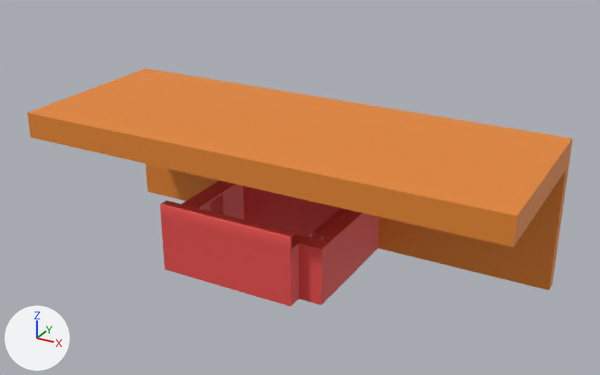
Before and after pictures for a commit that changed the FBX model Assets/Props/Bar/Bar Final.fbx.
Before and after are seen from a camera (50 mm lens) standing at (7.48, -12.2, 7.88) and looking at (0.6, 0.31, 1.63). Lighting does not change. The marker at lower left points along +X, +Y and +Z. The first picture is the older version.

The older version as bpy lines, for what is in view:
```python
me_bar_back = bpy.data.meshes.new('Bar Back')
me_bar_back.from_pydata(...)  # 38 vertices, 31 faces; spans x -1.18..1.21, y 1.1..1.64, z 0.0..2.4
me_bar_back.materials.append(mat_bar_wood)  # red #e74f4c
me_bar_front = bpy.data.meshes.new('Bar Front')
me_bar_front.from_pydata(...)  # 574 vertices, 547 faces; spans x -1.57..1.67, y -1.14..1.64, z 0.0..1.38
me_bar_front.materials.append(mat_bar_wood)  # red #e74f4c
me_bar_roof = bpy.data.meshes.new('Bar Roof')
me_bar_roof.from_pydata(...)  # 16 vertices, 14 faces; spans x -4.18..5.1, y -1.63..1.9, z 0.0..2.89
me_bar_roof.materials.append(mat_bar_roof)  # orange #e78730
ob_bar_back = bpy.data.objects.new('Bar Back', me_bar_back)
ob_bar_back.location = (0.0, 0.0, 0.0)
ob_bar_front = bpy.data.objects.new('Bar Front', me_bar_front)
ob_bar_front.location = (0.0, 0.0, 0.0)
ob_bar_roof = bpy.data.objects.new('Bar Roof', me_bar_roof)
ob_bar_roof.location = (0.0, 0.0, 0.0)
```
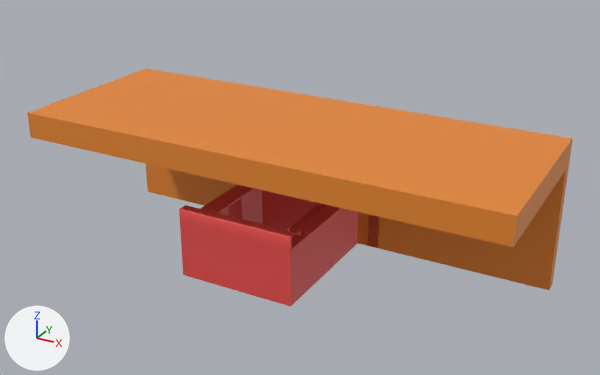
Boxes (x1, y1, x2, y2) around the edits, measured in the pictures (600 x 375 px; the box of a moved part takes in the faces that stretch with it):
'Bar Front', reshaped (9% narrower, 20% shorter)
    before: (160, 180, 379, 307)
    after: (179, 205, 379, 307)
'Bar Front.003', added (red)
    after: (291, 203, 358, 298)
'Bar Front.004', added (red)
    after: (200, 185, 263, 224)
part 1 of me_bar_back, moved or reshaped
    before: (243, 186, 341, 237)
    after: (262, 190, 320, 230)
part 2 of me_bar_front, deleted (red)
    before: (207, 180, 244, 219)
part 3 of me_bar_front, moved or reshaped
    before: (160, 197, 210, 280)
    after: (179, 205, 204, 280)
part 4 of me_bar_front, deleted (red)
    before: (299, 208, 379, 305)

Diff of the bpy script that builds the scene:
```diff
--- a/Assets/Props/Bar/Bar Final.fbx.py
+++ b/Assets/Props/Bar/Bar Final.fbx.py
@@ me_bar_back @@
 # used by ob_bar_back; location = (0.0, 0.0, 0.0)
-me_bar_back.from_pydata(...)  # 38 vertices, 31 faces; spans x -1.18..1.21, y 1.1..1.64, z 0.0..2.4
+me_bar_back.from_pydata(...)  # 38 vertices, 31 faces; spans x -0.72..0.75, y 1.1..1.64, z 0.0..2.4
+# me_bar_back part 1: 38 vertices removed from x -1.18..1.21, y 1.1..1.64, z 0.0..2.4; 38 vertices added at x -0.72..0.75, y 1.1..1.64, z 0.0..2.4
 me_bar_back.materials.append(mat_bar_wood)
@@ me_bar_front @@
 # used by ob_bar_front; location = (0.0, 0.0, 0.0)
-me_bar_front.from_pydata(...)  # 574 vertices, 547 faces; spans x -1.57..1.67, y -1.14..1.64, z 0.0..1.38
+me_bar_front.from_pydata(...)  # 405 vertices, 356 faces; spans x -1.13..1.67, y -1.14..1.64, z 0.0..1.38
+# me_bar_front part 2: the loose piece of 24 vertices spanning x -1.57..-1.18, y 0.35..1.46, z 0.0..1.13 is deleted
+# me_bar_front part 3: 116 vertices moved from x -1.57..-0.32, y -1.14..-0.56, z 0.0..1.38 to x -1.13..-0.32, y -1.14..-0.56, z 0.0..1.38; 28 vertices removed from x -1.57..-1.18, y -0.56..-0.11, z 0.0..1.13; 14 vertices added at x -1.13..-0.74, y -0.56, z 0.0..1.13
+# me_bar_front part 4: 131 vertices removed from x 1.21..1.67, y -0.84..0.02, z 0.0..1.13
 me_bar_front.materials.append(mat_bar_wood)
@@ me_cube_193 @@
+me_cube_193.from_pydata(...)  # 135 vertices, 110 faces; spans x 1.21..1.67, y -0.84..1.64, z 0.0..1.13
+me_cube_193.materials.append(mat_bar_wood)  # red #e74f4c
@@ me_cube_194 @@
+me_cube_194.from_pydata(...)  # 52 vertices, 41 faces; spans x -1.13..-0.74, y -0.56..1.46, z 0.0..1.13
+me_cube_194.materials.append(mat_bar_wood)  # red #e74f4c
@@ ob_bar_front_003 @@
+ob_bar_front_003 = bpy.data.objects.new('Bar Front.003', me_cube_193)
+ob_bar_front_003.location = (-0.46, 0.0, 0.0)
@@ ob_bar_front_004 @@
+ob_bar_front_004 = bpy.data.objects.new('Bar Front.004', me_cube_194)
+ob_bar_front_004.location = (0.0, 0.0, 0.0)
```
